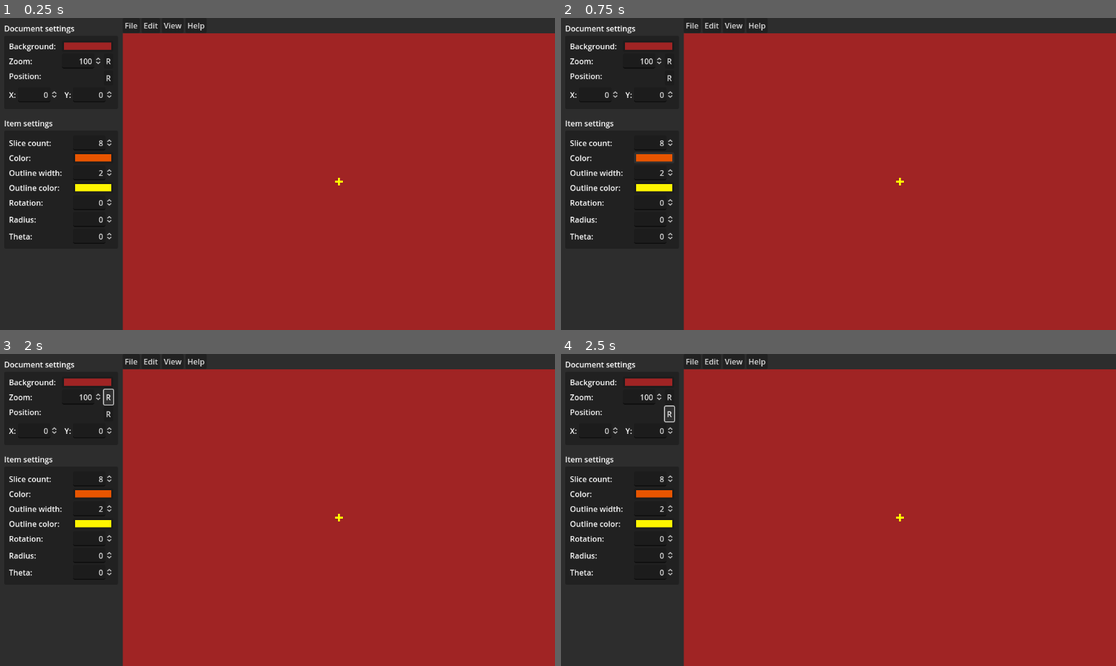
Above: before the commit, frames 1-4 (two rows, left to right).
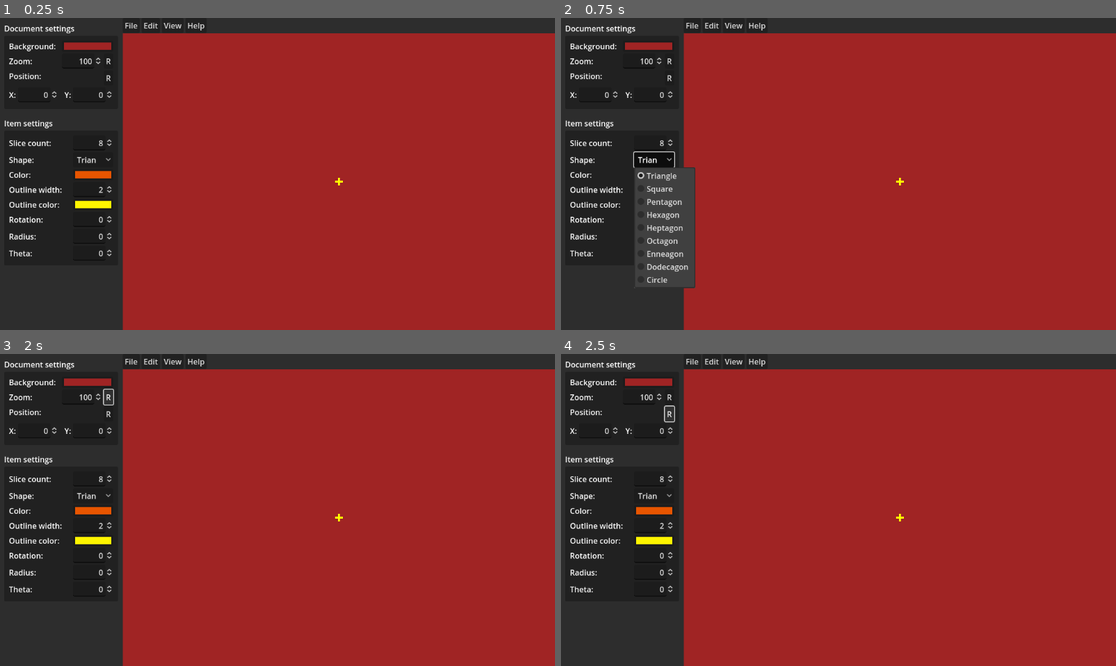
Above: after the commit, the same moments.

Repository: zoeesilcock/symmetar
Game: Godot game, scene res://Main.tscn
The game is run twice, just before and just after one commit, with the same random seed, the same clock (stepped at 60 frames per second) and the same inputs.
Inputs (mouse positions are in pixels of both pictures, inside the frame that each line leads up to):
- Up to frame 1 (0.25 s): no input
- Up to frame 2 (0.75 s): click (655, 158) at 0.5 s, where only the run after the commit has a clickable "Triangle"
- Up to frame 3 (2 s): click "R" at 1.25 s
- Up to frame 4 (2.5 s): click "R" at 2 s

The runs differ from the first frame. In frame 1, 1.3% of the frame differs, in the area x 1-21%, y 43-78%; in frame 2, 3.9%, in the area x 1-25%, y 42-87%; in frame 3, 1.3%; in frame 4, 1.3%.

Commit message:
Add a dropdown for selecting which shape to use

Diff:
--- a/Element/ElementState.gd
+++ b/Element/ElementState.gd
@@ -9,6 +9,12 @@
 		if value != slice_count:
 			slice_count = value
 			slice_count_changed.emit()
+
+@export var slice_shape : Shapes.ShapeIndex:
+	set(value):
+		if value != slice_shape:
+			slice_shape = value
+			slice_shape_changed.emit()
 
 @export var slice_rotation : float:
 	set(value):
@@ -54,6 +60,7 @@
 
 # Signals
 signal slice_count_changed
+signal slice_shape_changed
 signal slice_rotation_changed
 signal slice_position_changed
 signal slice_scale_changed
@@ -65,6 +72,7 @@
 static func empty() -> ElementState:
 	return ElementState.new(
 		1,
+		Shapes.ShapeIndex.TRIGON,
 		0.0,
 		Vector2(),
 		Color()
@@ -72,12 +80,14 @@
 
 func _init(
 		p_slice_count : int = 8,
+		p_slice_shape : Shapes.ShapeIndex = Shapes.ShapeIndex.TRIGON,
 		p_slice_rotation : float = 0,
 		p_slice_position : Vector2 = Vector2(),
 		p_slice_color : Color = Color("#e85500"),
 		p_slice_outline_width : float = 2.0,
 		p_slice_outline_color : Color = ("#fff500")) -> void:
 	slice_count = p_slice_count
+	slice_shape = p_slice_shape
 	slice_rotation = p_slice_rotation
 	slice_position = p_slice_position
 	slice_color = p_slice_color
--- /dev/null
+++ b/Shapes/ShapeInfo.gd
@@ -0,0 +1,8 @@
+class_name ShapeInfo
+extends Resource
+
+# Data
+@export var index : Shapes.ShapeIndex
+@export var name : String
+@export var scene : PackedScene
+@export var icon : Texture2D
--- /dev/null
+++ b/Shapes/Shapes.gd
@@ -0,0 +1,38 @@
+class_name Shapes
+extends Resource
+
+enum ShapeIndex {
+	TRIGON,
+	TETRAGON,
+	PENTAGON,
+	HEXAGON,
+	HEPTAGON,
+	OCTAGON,
+	ENNEAGON,
+	DODECAGON,
+	CIRCLE,
+}
+
+# Data
+@export var trigon : ShapeInfo
+@export var tetragon : ShapeInfo
+@export var pentagon : ShapeInfo
+@export var hexagon : ShapeInfo
+@export var heptagon : ShapeInfo
+@export var octagon : ShapeInfo
+@export var enneagon : ShapeInfo
+@export var dodecagon : ShapeInfo
+@export var circle : ShapeInfo
+
+func get_shape_info(shape_index : ShapeIndex) -> ShapeInfo:
+	match(shape_index):
+		ShapeIndex.TETRAGON: return tetragon
+		ShapeIndex.PENTAGON: return pentagon
+		ShapeIndex.HEXAGON: return hexagon
+		ShapeIndex.HEPTAGON: return heptagon
+		ShapeIndex.OCTAGON: return octagon
+		ShapeIndex.HEPTAGON: return heptagon
+		ShapeIndex.ENNEAGON: return enneagon
+		ShapeIndex.DODECAGON: return dodecagon
+		ShapeIndex.CIRCLE: return circle
+		_: return trigon
--- /dev/null
+++ b/Shapes/shapes.tres
@@ -0,0 +1,79 @@
+[gd_resource type="Resource" script_class="Shapes" load_steps=21 format=3 uid="uid://d10or7scc1hbo"]
+
+[ext_resource type="PackedScene" uid="uid://bjahkk30oolv1" path="res://Shapes/Circle.tscn" id="1_5n18v"]
+[ext_resource type="Script" path="res://Shapes/Shapes.gd" id="1_onxqp"]
+[ext_resource type="PackedScene" uid="uid://dgxt5vjunaiov" path="res://Shapes/Trigon.tscn" id="2_inrfe"]
+[ext_resource type="PackedScene" uid="uid://dswhvhu3foakl" path="res://Shapes/Dodecagon.tscn" id="3_5v3io"]
+[ext_resource type="Script" path="res://Shapes/ShapeInfo.gd" id="3_kqhn4"]
+[ext_resource type="PackedScene" uid="uid://bvwferd128snq" path="res://Shapes/Enneagon.tscn" id="4_xvrng"]
+[ext_resource type="PackedScene" uid="uid://cijr6sc281nen" path="res://Shapes/Heptagon.tscn" id="5_fcaml"]
+[ext_resource type="PackedScene" uid="uid://qnjfthsikxjm" path="res://Shapes/Hexagon.tscn" id="6_rajis"]
+[ext_resource type="PackedScene" uid="uid://pi8pjjautdv3" path="res://Shapes/Octagon.tscn" id="7_1iyid"]
+[ext_resource type="PackedScene" uid="uid://dfbeyornt7umx" path="res://Shapes/Pentagon.tscn" id="8_3ltkq"]
+[ext_resource type="PackedScene" uid="uid://stbwaylwmap4" path="res://Shapes/Tetragon.tscn" id="10_mgcgf"]
+
+[sub_resource type="Resource" id="Resource_4vehf"]
+script = ExtResource("3_kqhn4")
+index = 8
+name = "Circle"
+scene = ExtResource("1_5n18v")
+
+[sub_resource type="Resource" id="Resource_bfar8"]
+script = ExtResource("3_kqhn4")
+index = 7
+name = "Dodecagon"
+scene = ExtResource("3_5v3io")
+
+[sub_resource type="Resource" id="Resource_g4ywy"]
+script = ExtResource("3_kqhn4")
+index = 6
+name = "Enneagon"
+scene = ExtResource("4_xvrng")
+
+[sub_resource type="Resource" id="Resource_kyrth"]
+script = ExtResource("3_kqhn4")
+index = 4
+name = "Heptagon"
+scene = ExtResource("5_fcaml")
+
+[sub_resource type="Resource" id="Resource_2b4of"]
+script = ExtResource("3_kqhn4")
+index = 3
+name = "Hexagon"
+scene = ExtResource("6_rajis")
+
+[sub_resource type="Resource" id="Resource_g136h"]
+script = ExtResource("3_kqhn4")
+index = 5
+name = "Octagon"
+scene = ExtResource("7_1iyid")
+
+[sub_resource type="Resource" id="Resource_v870t"]
+script = ExtResource("3_kqhn4")
+index = 2
+name = "Pentagon"
+scene = ExtResource("8_3ltkq")
+
+[sub_resource type="Resource" id="Resource_lvmus"]
+script = ExtResource("3_kqhn4")
+index = 1
+name = "Square"
+scene = ExtResource("10_mgcgf")
+
+[sub_resource type="Resource" id="Resource_g25xa"]
+script = ExtResource("3_kqhn4")
+index = 0
+name = "Triangle"
+scene = ExtResource("2_inrfe")
+
+[resource]
+script = ExtResource("1_onxqp")
+trigon = SubResource("Resource_g25xa")
+tetragon = SubResource("Resource_lvmus")
+pentagon = SubResource("Resource_v870t")
+hexagon = SubResource("Resource_2b4of")
+heptagon = SubResource("Resource_kyrth")
+octagon = SubResource("Resource_g136h")
+enneagon = SubResource("Resource_g4ywy")
+dodecagon = SubResource("Resource_bfar8")
+circle = SubResource("Resource_4vehf")
--- a/UI/UI.gd
+++ b/UI/UI.gd
@@ -4,6 +4,7 @@
 # References
 @export var world : World
 @export var ui_state : UIState
+@export var shapes : Shapes
 @export var menu_bar : AppMenuBar
 @export var side_bar : Panel
 @export var file_dialog : FileDialog
@@ -12,6 +13,7 @@
 @export var position_x_input : SpinBox
 @export var position_y_input : SpinBox
 @export var slice_count_input : SpinBox
+@export var slice_shape_input : OptionButton
 @export var slice_color_input : ColorPickerButton
 @export var slice_outline_width_input : SpinBox
 @export var slice_outline_color_input : ColorPickerButton
@@ -48,6 +50,7 @@
 
 	file_dialog.set_filters(PackedStringArray(["*.smtr ; Symmetar Files"]))
 
+	_build_shape_dropdown()
 	_update_window_title()
 
 	world.document.document_state_replaced.connect(_on_document_state_replaced)
@@ -72,6 +75,12 @@
 		slice_radius_input.set_value_no_signal(current_slice.get_radius())
 		slice_theta_input.set_value_no_signal(rad_to_deg(current_slice.get_theta()))
 
+func _build_shape_dropdown() -> void:
+	for shape_key : String in Shapes.ShapeIndex:
+		var shape_info : ShapeInfo = shapes.get_shape_info(Shapes.ShapeIndex[shape_key])
+		slice_shape_input.add_item(shape_info.name, shape_info.index)
+		slice_shape_input.set_item_icon(shape_info.index, shape_info.icon)
+
 func _update_window_title() -> void:
 	if ui_state.document_is_dirty:
 		DisplayServer.window_set_title("Symmetar - " + ui_state.document_name + " (edited)")
@@ -168,8 +177,10 @@
 	file_dialog.show()
 
 func _on_add_button_pressed() -> void:
+	var shape_info : ShapeInfo = shapes.get_shape_info(slice_shape_input.selected)
 	var element_state : ElementState = ElementState.new(
 		slice_count_input.value as int,
+		shape_info.index,
 		deg_to_rad(slice_rotation_input.value),
 		Vector2(200, 0),
 		slice_color_input.color,
--- a/UI/UI.tscn
+++ b/UI/UI.tscn
@@ -1,13 +1,14 @@
-[gd_scene load_steps=6 format=3 uid="uid://cn6aov1t3u3y2"]
+[gd_scene load_steps=7 format=3 uid="uid://cn6aov1t3u3y2"]
 
 [ext_resource type="Script" path="res://UI/UI.gd" id="1_nhcn2"]
 [ext_resource type="Theme" uid="uid://hgjigpeoaius" path="res://UI/UITheme.tres" id="2_dusos"]
 [ext_resource type="Resource" uid="uid://chkr4prm0pu47" path="res://UI/UIState.tres" id="2_ot8s7"]
+[ext_resource type="Resource" uid="uid://d10or7scc1hbo" path="res://Shapes/shapes.tres" id="3_ljrg6"]
 [ext_resource type="PackedScene" uid="uid://dcrg4argct36y" path="res://UI/AboutDialog.tscn" id="4_dj2o0"]
 
 [sub_resource type="Theme" id="Theme_uuqi3"]
 
-[node name="UI" type="Control" node_paths=PackedStringArray( …(95 unchanged characters)… n_y_input", "slice_count_input", "slice_color_input", "slice_outline_width_input …(115 unchanged characters)…
+[node name="UI" type="Control" node_paths=PackedStringArray( …(95 unchanged characters)… n_y_input", "slice_count_input", "slice_shape_input", "slice_color_input", "slice_outline_width_input …(115 unchanged characters)…
 layout_mode = 3
 anchors_preset = 9
 anchor_bottom = 1.0
@@ -15,6 +16,7 @@
 grow_vertical = 2
 script = ExtResource("1_nhcn2")
 ui_state = ExtResource("2_ot8s7")
+shapes = ExtResource("3_ljrg6")
 side_bar = NodePath("SideBar")
 file_dialog = NodePath("FileDialog")
 background_color_input = NodePath("SideBar/MarginContainer/VBoxContainer/EditDocumentContainer/MarginContainer/VBoxContainer/GridContainer/BackgroundColorPickerButton")
@@ -22,6 +24,7 @@
 position_x_input = NodePath("SideBar/MarginContainer/VBoxContainer/EditDocumentContainer/MarginContainer/VBoxContainer/GridContainer/XContainer/XInput")
 position_y_input = NodePath("SideBar/MarginContainer/VBoxContainer/EditDocumentContainer/MarginContainer/VBoxContainer/GridContainer/YContainer/YInput")
 slice_count_input = NodePath("SideBar/MarginContainer/VBoxContainer/EditItemContainer/MarginContainer/GridContainer/CountInput")
+slice_shape_input = NodePath("SideBar/MarginContainer/VBoxContainer/EditItemContainer/MarginContainer/GridContainer/ShapeInput")
 slice_color_input = NodePath("SideBar/MarginContainer/VBoxContainer/EditItemContainer/MarginContainer/GridContainer/ColorPickerButton")
 slice_outline_width_input = NodePath("SideBar/MarginContainer/VBoxContainer/EditItemContainer/MarginContainer/GridContainer/OutlineWidthInput")
 slice_outline_color_input = NodePath("SideBar/MarginContainer/VBoxContainer/EditItemContainer/MarginContainer/GridContainer/OutlineColorPickerButton")
@@ -183,6 +186,15 @@
 rounded = true
 alignment = 2
 select_all_on_focus = true
+
+[node name="ShapeLabel" type="Label" parent="SideBar/MarginContainer/VBoxContainer/EditItemContainer/MarginContainer/GridContainer"]
+layout_mode = 2
+size_flags_horizontal = 3
+text = "Shape:"
+
+[node name="ShapeInput" type="OptionButton" parent="SideBar/MarginContainer/VBoxContainer/EditItemContainer/MarginContainer/GridContainer"]
+layout_mode = 2
+text_overrun_behavior = 3
 
 [node name="ColorLabel" type="Label" parent="SideBar/MarginContainer/VBoxContainer/EditItemContainer/MarginContainer/GridContainer"]
 layout_mode = 2
